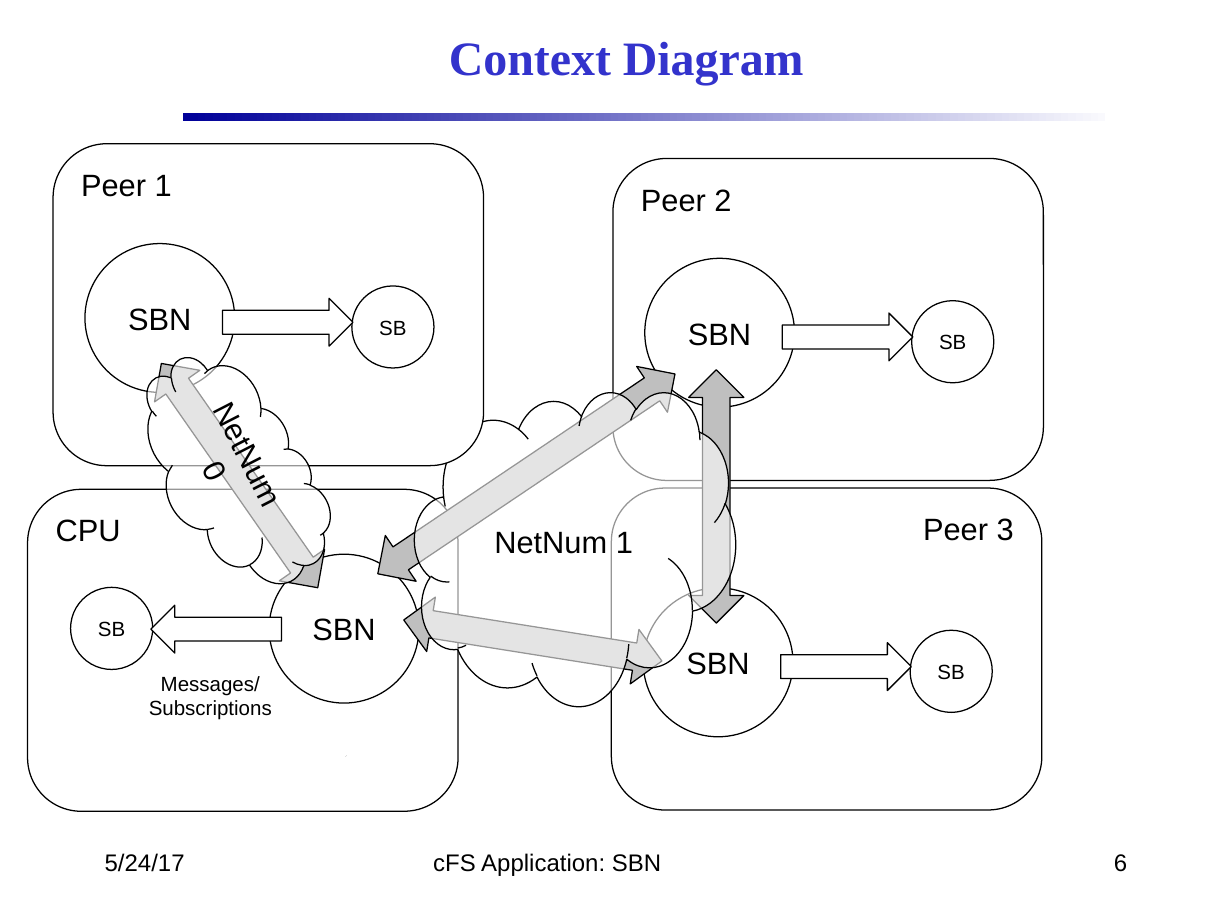
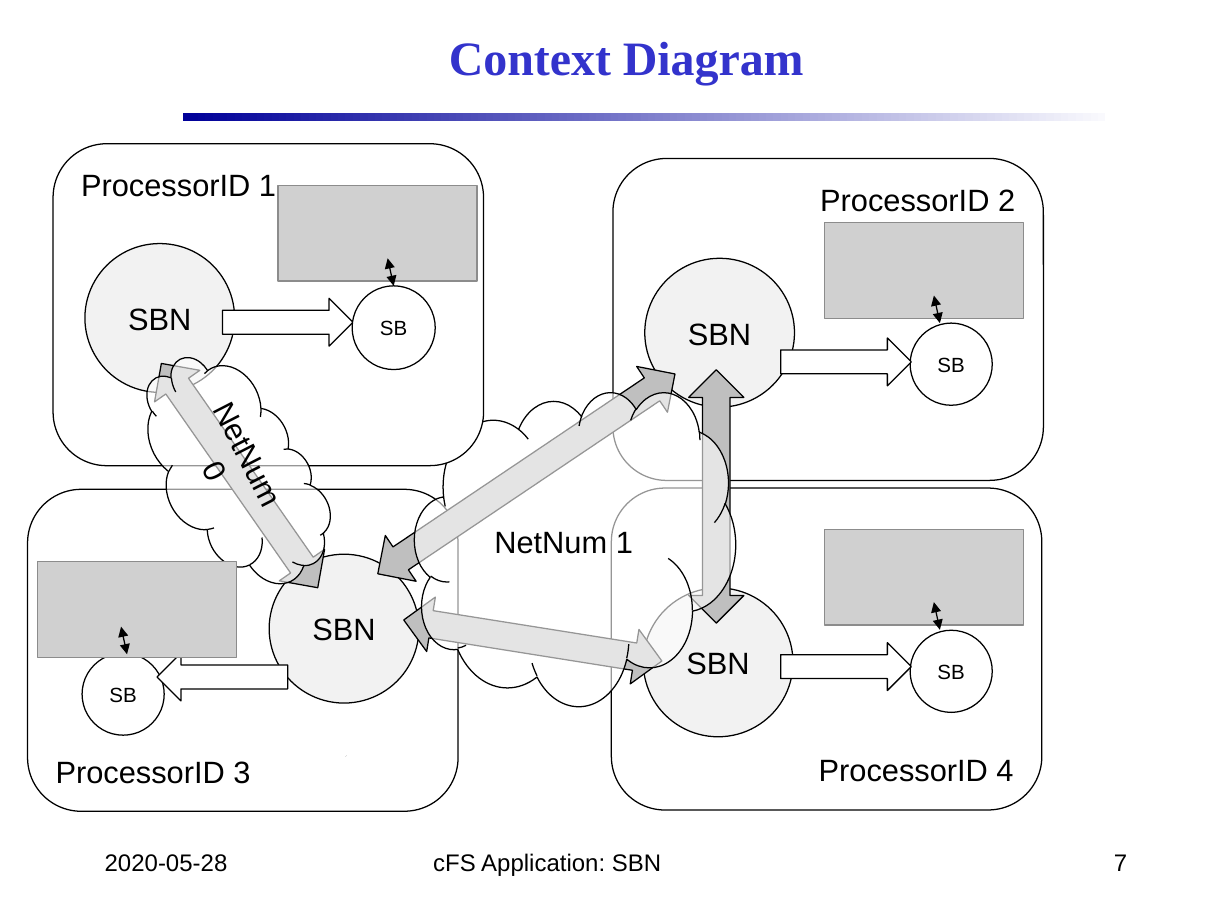
Before and after one commit to nasa/SBN, a slide deck: slide 7 of doc/SBN_Design.pptx (slide 6 before the commit). Drawn at 1232x924 pixels with LibreOffice and Linux fonts; fonts in the diff are those of the drawing; grey boxes stand for pictures; background and template pictures are left out. Boxes give left, top, right and bottom in pixels: in the first picture for what was removed or moved away, otherwise in the second. Text is boxed around its words. In the diff, an @@ line names an element or a change of style, - is before the commit and + after.

```diff
--- a/doc/SBN_Design.pptx
+++ b/doc/SBN_Design.pptx
@@ text in rounded rectangle at box(81, 174, 276, 197): text changed @@
-Peer 1
+ProcessorID 1
@@ picture added at box(278, 186, 478, 282) @@
@@ text in rounded rectangle at box(820, 189, 1015, 212): text changed @@
-Peer 2
+ProcessorID 2
@@ picture added at box(824, 223, 1024, 319) @@
@@ double arrow added from (394, 286) to (388, 259), #000000 0.75 pt @@
@@ ellipse "SBN" at box(644, 259, 795, 408): fill #FFFFFF to #F2F2F2 @@
@@ double arrow added from (940, 323) to (934, 296), #000000 0.75 pt @@
@@ ellipse "SB": place and size @@
-ellipse "SB" at box(912, 301, 994, 383)
+ellipse "SB" at box(910, 323, 993, 405)
@@ left arrow: place and size @@
-left arrow at box(782, 313, 913, 361)
+left arrow at box(781, 338, 912, 386)
@@ rounded rectangle "ProcessorID 3" at box(27, 489, 457, 811): vertical alignment top to bottom @@
@@ rounded rectangle "ProcessorID 4" at box(611, 488, 1041, 809): vertical alignment top to bottom @@
@@ picture added at box(824, 530, 1024, 626) @@
@@ picture added at box(38, 562, 238, 658) @@
@@ ellipse "SBN" at box(269, 554, 419, 703): fill #FFFFFF to #F2F2F2 @@
@@ double arrow added from (127, 654) to (121, 627), #000000 0.75 pt @@
@@ double arrow added from (940, 630) to (934, 602), #000000 0.75 pt @@
@@ ellipse "SB": place and size @@
-ellipse "SB" at box(70, 588, 153, 670)
+ellipse "SB" at box(83, 653, 165, 736)
@@ left arrow: place and size @@
-left arrow at box(150, 605, 281, 653)
+left arrow at box(156, 653, 287, 701)
@@ text removed at box(149, 676, 272, 720) @@
-Messages/
-Subscriptions
@@ text in rounded rectangle at box(56, 761, 250, 784): text changed @@
-CPU
+ProcessorID 3
@@ text in rounded rectangle at box(819, 759, 1013, 782): text changed @@
-Peer 3
+ProcessorID 4
@@ text at box(105, 854, 228, 872): text changed @@
-5/24/17
+2020-05-28
@@ page number at box(1114, 854, 1127, 871): text changed @@
-6
+7
```
Also in this commit, not shown: 15 other slides changed, 4 slides added, 3 slides removed.
